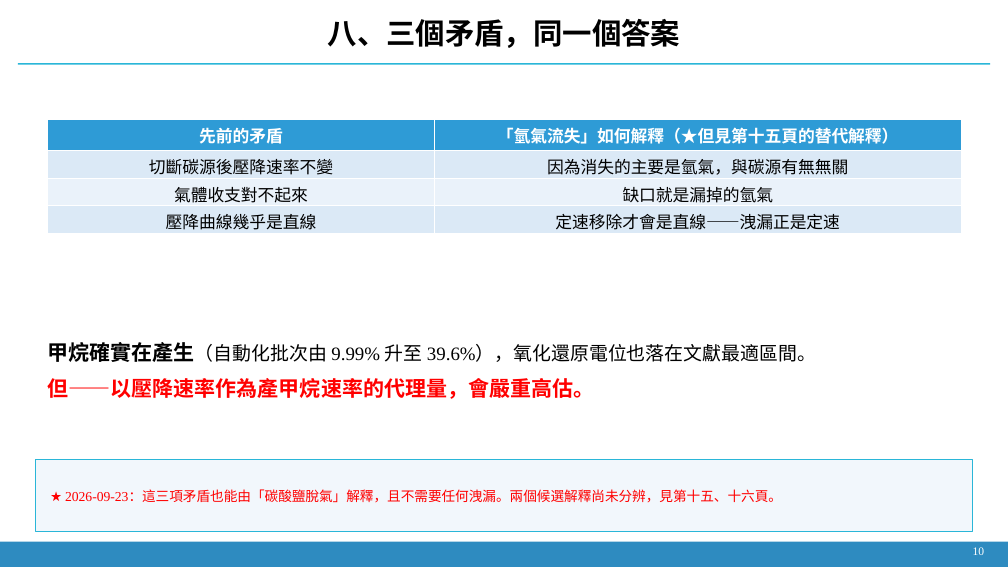
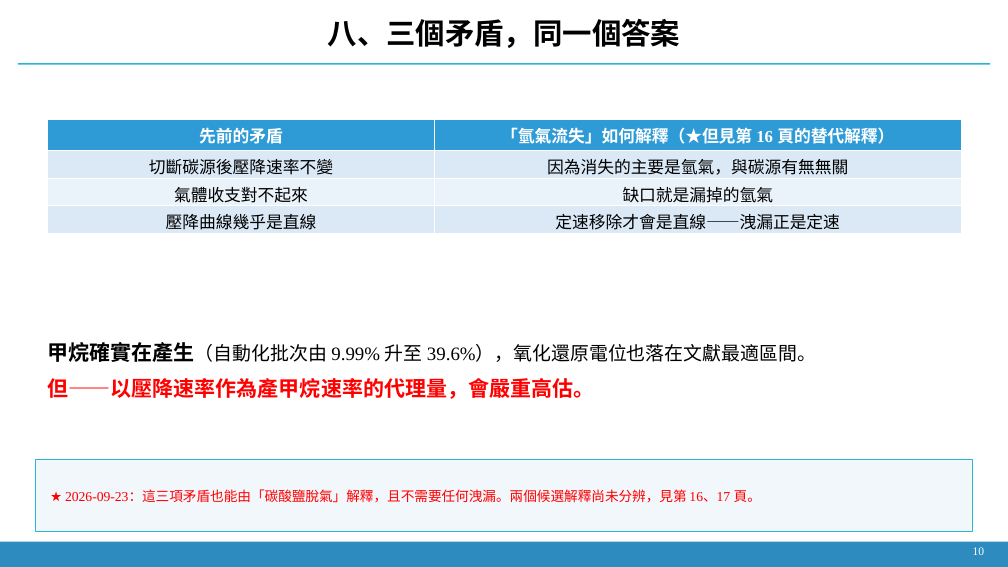
Before and after one commit to Yutou0601/Bioreactor-Edge-AI, a slide deck: slide 9 of docs/decks/簡報_2026-09-21_氫氣流失與壓降歸因.pptx. Drawn at 1008x567 pixels with LibreOffice and Linux fonts; fonts in the diff are those of the drawing. Boxes give left, top, right and bottom in pixels: in the first picture for what was removed or moved away, otherwise in the second. Text is boxed around its words. In the diff, an @@ line names an element or a change of style, - is before the commit and + after.

```diff
--- a/docs/decks/簡報_2026-09-21_氫氣流失與壓降歸因.pptx
+++ b/docs/decks/簡報_2026-09-21_氫氣流失與壓降歸因.pptx
@@ table at [48,119,962,234] @@
-row 1, column 2: 「氫氣流失」如何解釋（★但見第十五頁的替代解釋）
+row 1, column 2: 「氫氣流失」如何解釋（★但見第 16 頁的替代解釋）
@@ text at [65,489,761,503]: text changed @@
-★ 2026-09-23：這三項矛盾也能由「碳酸鹽脫氣」解釋，且不需要任何洩漏。兩個候選解釋尚未分辨，見第十五、十六頁。
+★ 2026-09-23：這三項矛盾也能由「碳酸鹽脫氣」解釋，且不需要任何洩漏。兩個候選解釋尚未分辨，見第 16、17 頁。
```
Also in this commit, not shown: 1 slide added, 2 other files.
